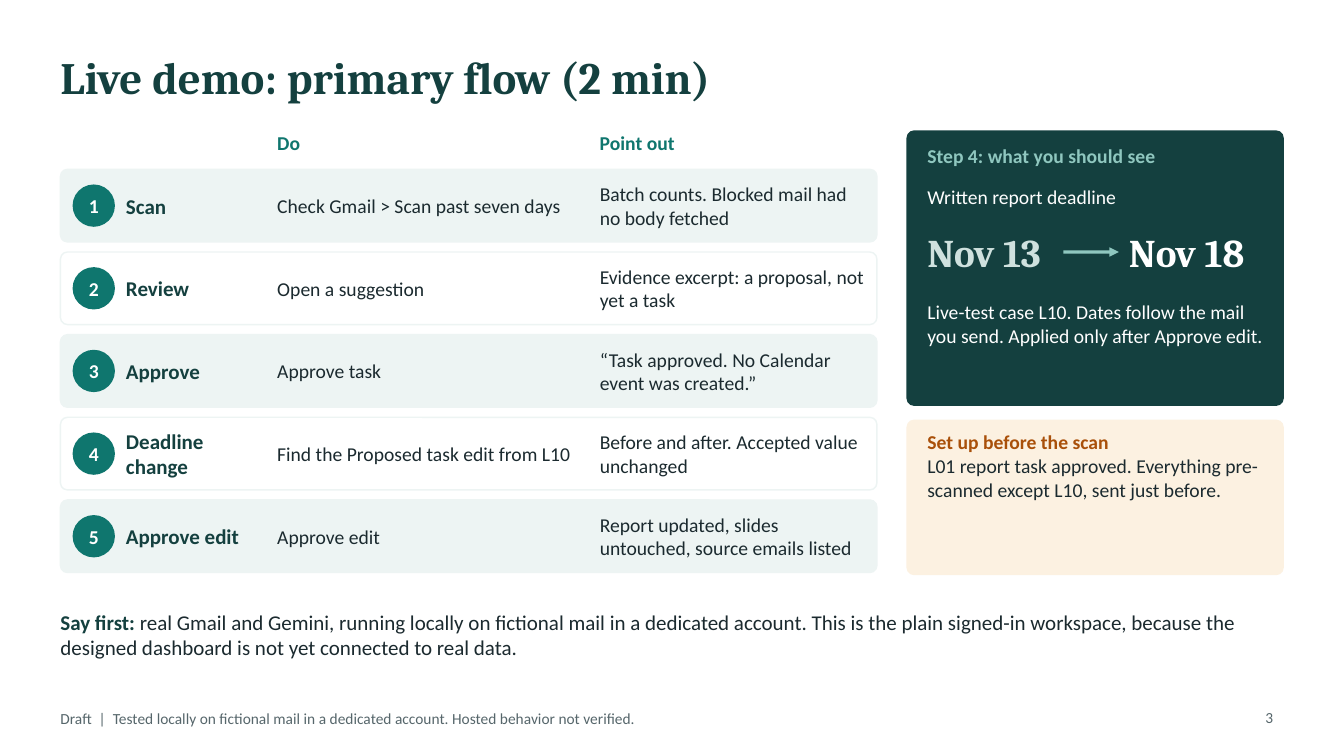
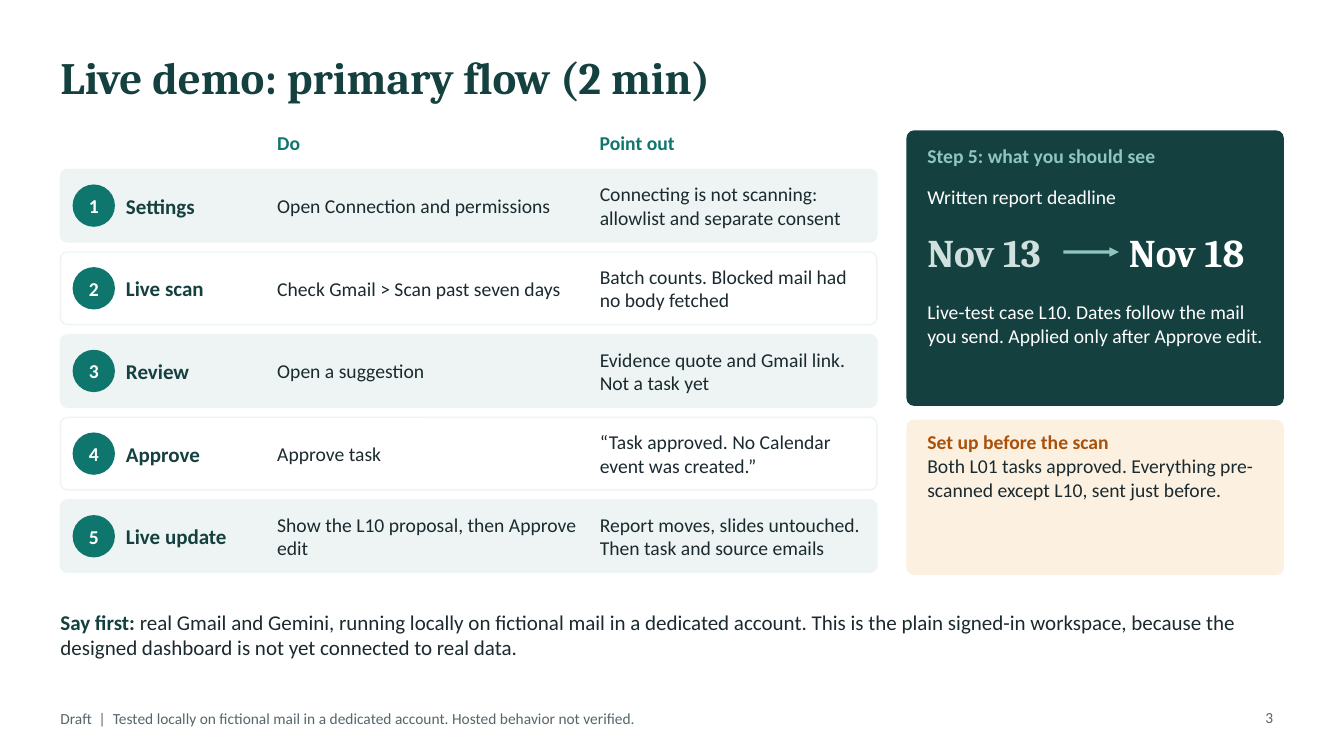
Before and after one commit to saniashah012/InboxToTask, a slide deck: slide 3 of Checkpoint 3/docs/InboxToTask-CP3-presentation-draft.pptx. Drawn at 1344x756 pixels with LibreOffice and Linux fonts; fonts in the diff are those of the drawing. Boxes give left, top, right and bottom in pixels: in the first picture for what was removed or moved away, otherwise in the second. Text is boxed around its words. In the diff, an @@ line names an element or a change of style, - is before the commit and + after.

```diff
--- a/Checkpoint 3/docs/InboxToTask-CP3-presentation-draft.pptx
+++ b/Checkpoint 3/docs/InboxToTask-CP3-presentation-draft.pptx
@@ text at <box>927,149,1156,166</box>: text changed @@
-Step 4: what you should see
+Step 5: what you should see
@@ text at <box>126,199,195,218</box>: text changed @@
-Scan
+Settings
@@ text added at <box>277,199,550,216</box>, 14 pt, text #1B2A2F @@
+Open Connection and permissions
@@ text added at <box>600,187,841,228</box>, 14 pt, text #1B2A2F @@
+Connecting is not scanning: allowlist and separate consent
@@ text added at <box>126,281,204,296</box>, 15 pt, text #14403F, bold @@
+Live scan
@@ 4 texts: place and size @@
-4 texts at <box>126,187,847,300</box>
+4 texts at <box>126,270,847,382</box>
@@ text at <box>600,353,845,393</box>: text changed @@
-Evidence excerpt: a proposal, not yet a task
+Evidence quote and Gmail link. Not a task yet
@@ 3 texts: place and size @@
-3 texts at <box>126,353,831,390</box>
+3 texts at <box>126,435,831,473</box>
@@ text removed at <box>126,434,203,478</box> @@
-Deadline change
@@ text removed at <box>277,447,570,464</box> @@
-Find the Proposed task edit from L10
@@ text removed at <box>600,435,858,477</box> @@
-Before and after. Accepted value unchanged
@@ text at <box>927,459,1253,501</box>: text changed @@
-L01 report task approved. Everything pre-scanned except L10, sent just before.
+Both L01 tasks approved. Everything pre-scanned except L10, sent just before.
@@ text at <box>126,529,226,548</box>: text changed @@
-Approve edit
+Live update
@@ text at <box>277,518,576,555</box>: text changed @@
-Approve edit
+Show the L10 proposal, then Approve edit
@@ text at <box>600,518,860,555</box>: text changed @@
-Report updated, slides untouched, source emails listed
+Report moves, slides untouched. Then task and source emails
```
Also in this commit, not shown: 3 other slides changed, 1 other file.
